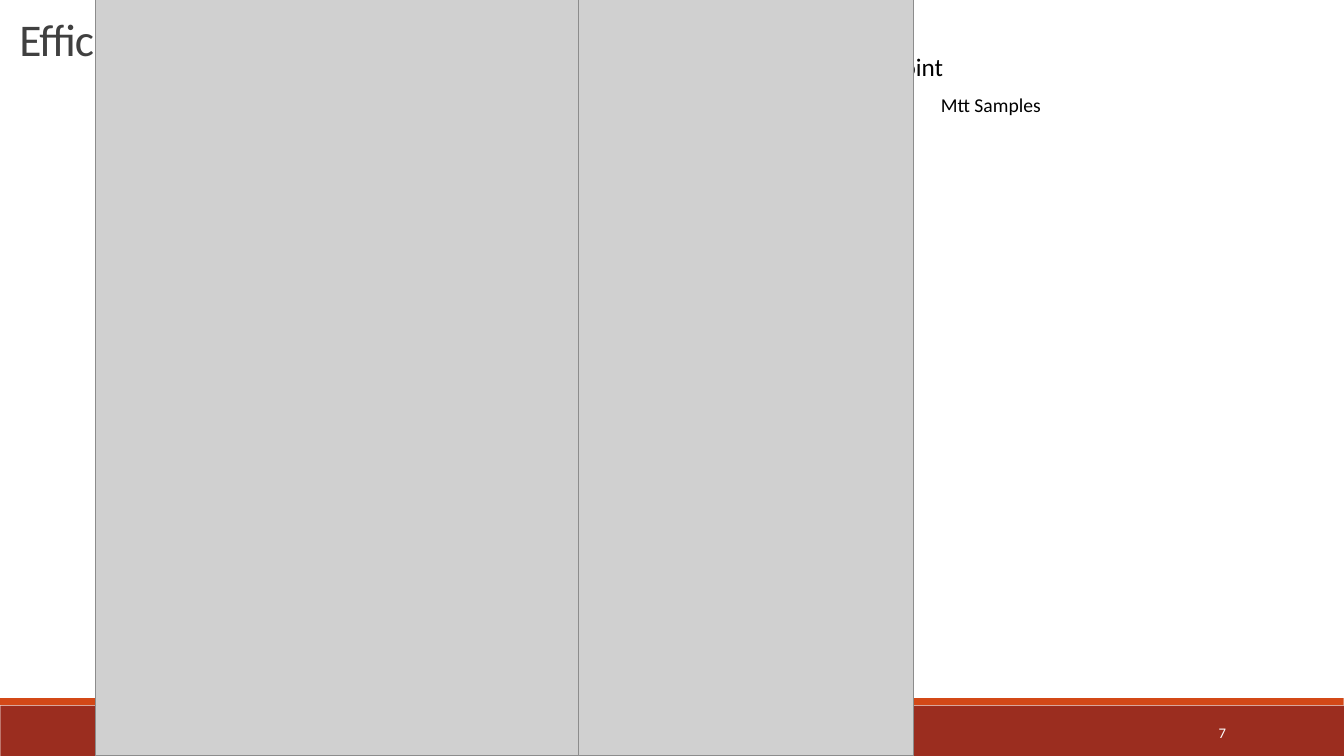
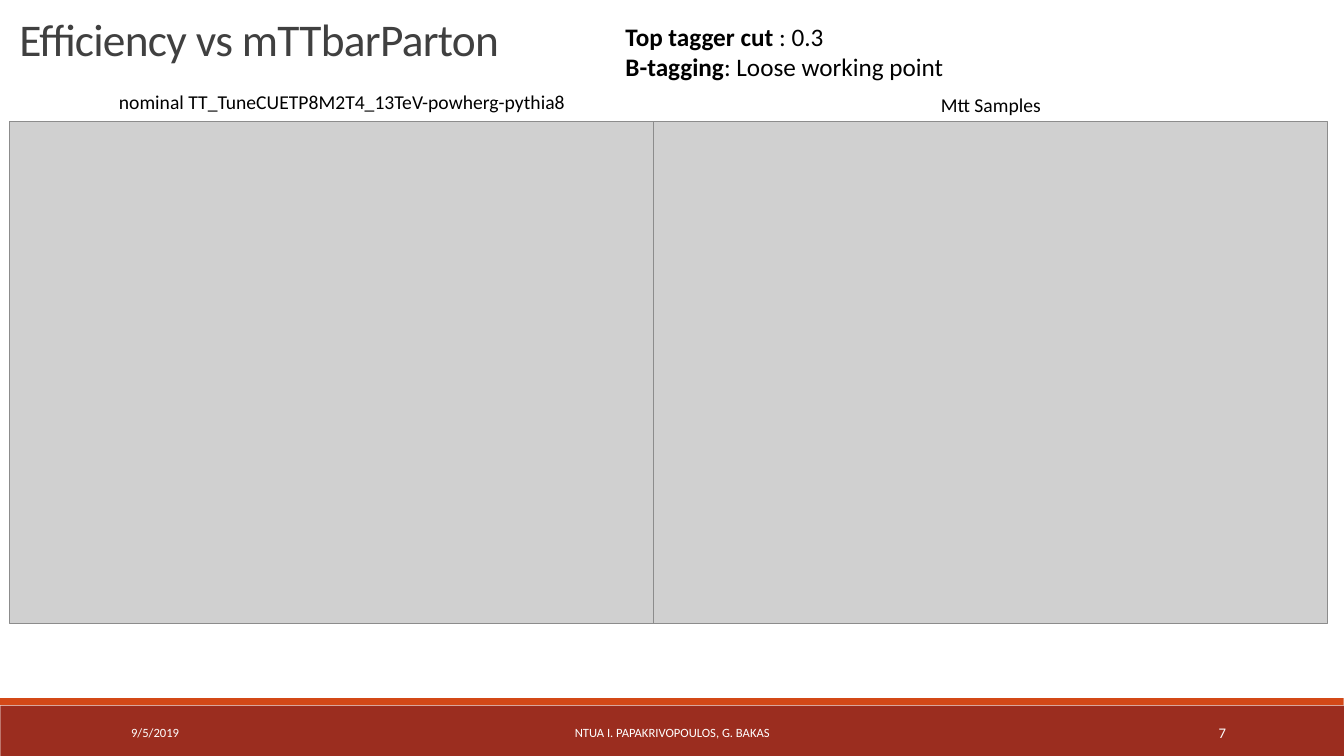
Before and after one commit to georgebakas/HEP-NTUA, a slide deck: slide 7 of Documents for Progress/StatusReport_Eff_SignalOverBkg_AllMVA_allbtag_09_05_19.pptx. Drawn at 1344x756 pixels with LibreOffice and Linux fonts; fonts in the diff are those of the drawing; grey boxes stand for pictures. Boxes give left, top, right and bottom in pixels: in the first picture for what was removed or moved away, otherwise in the second. Text is boxed around its words. In the diff, an @@ line names an element or a change of style, - is before the commit and + after.

```diff
--- a/Documents for Progress/StatusReport_Eff_SignalOverBkg_AllMVA_allbtag_09_05_19.pptx
+++ b/Documents for Progress/StatusReport_Eff_SignalOverBkg_AllMVA_allbtag_09_05_19.pptx
@@ text added at [119,95,564,113], 14 pt, text #000000 @@
+nominal TT_TuneCUETP8M2T4_13TeV-powherg-pythia8
@@ picture: place and size @@
-picture at [431,0,913,756]
+picture at [9,122,684,624]
@@ picture: place and size @@
-picture at [96,0,579,756]
+picture at [654,122,1329,624]
@@ text added at [131,728,179,738], 9 pt, text #FFFFFF @@
+9/5/2019
```
Also in this commit, not shown: 19 other slides changed, 1 slide removed, 1 other file.
